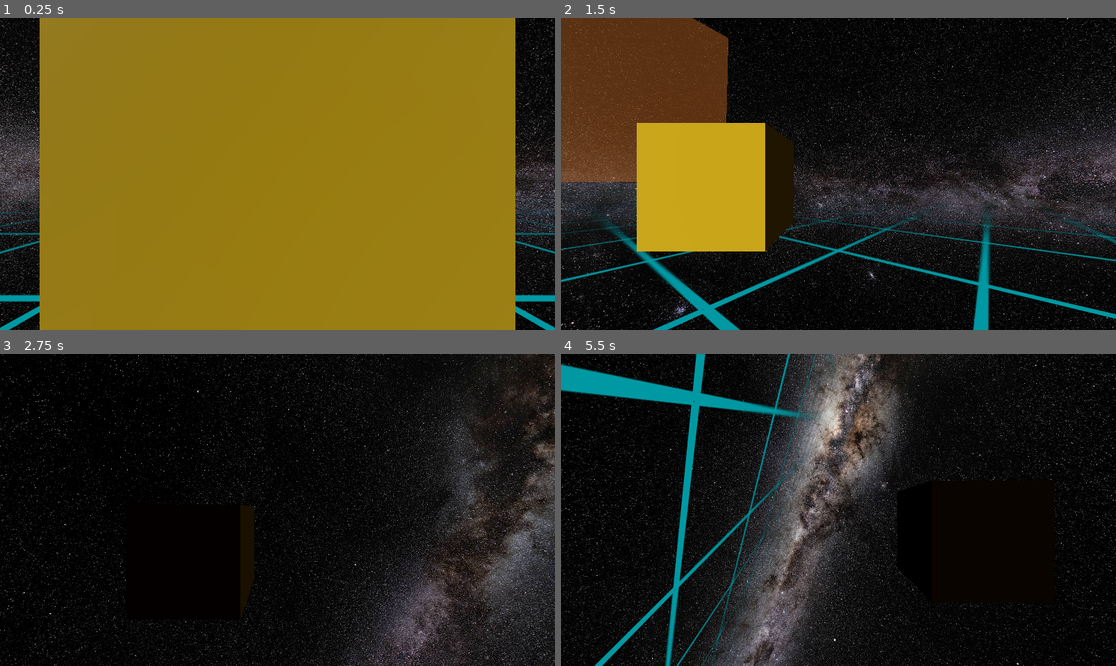
Above: before the commit, frames 1-4 (two rows, left to right).
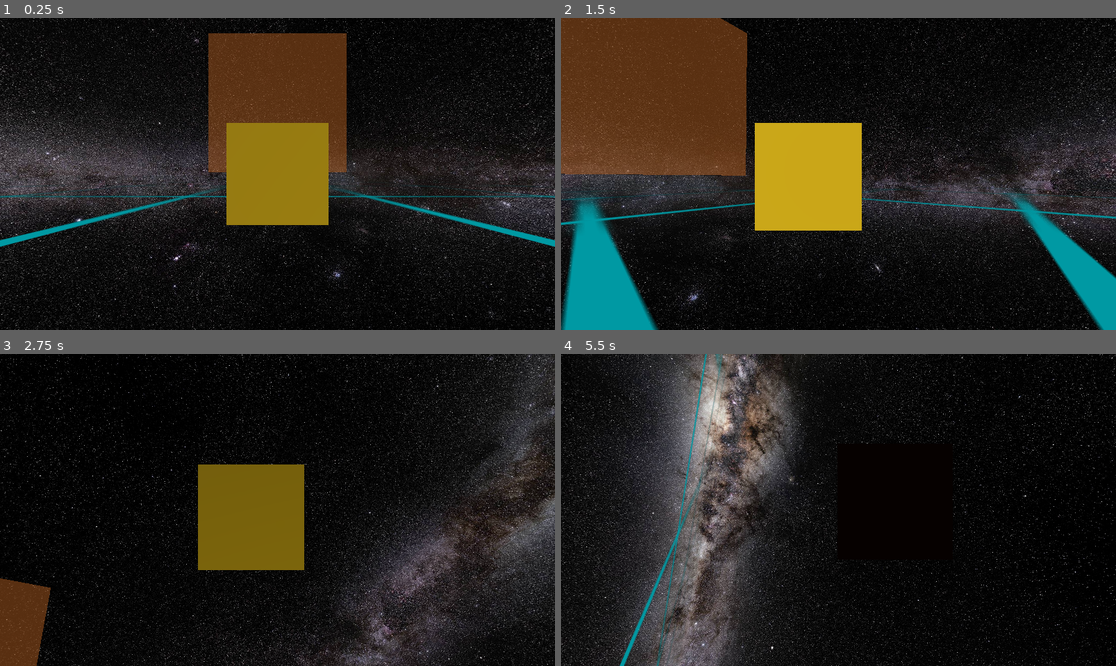
Above: after the commit, the same moments.

Repository: david-andrew/Aberration
Game: Godot game, scene res://world.tscn
Same seed, same stepped clock (60 frames per second), same inputs: the game is played once before the commit and once after it.
Inputs:
- Up to frame 1 (0.25 s): no input
- Up to frame 2 (1.5 s): hold Right (right) 0.53-1.28 s; hold A (a) 0.53-1.28 s; tap D (d) at 0.8, 1.35 s; hold Down (down) from 1.28 s (still down)
- Up to frame 3 (2.75 s): tap E (e) at 1.55 s; release Down (down) at 2.03 s; hold Right (right) from 2.03 s (still down); hold E (e) from 2.03 s (still down); tap S (s) at 2.3 s
- Up to frame 4 (5.5 s): release Right (right) at 2.78 s; release E (e) at 2.78 s; hold Up (up) 2.78-3.53 s; tap S (s) at 2.85 s; tap Shift (shift) at 3.05 s; hold Shift (shift) 3.53-4.28 s; hold Left (left) 3.53-5.03 s; tap A (a) at 3.8, 4.35 s; tap D (d) at 4.55 s; hold Down (down) from 5.03 s (still down); hold Ctrl (ctrl) from 5.03 s (still down); tap E (e) at 5.3 s

The runs differ from the first frame. In frame 1, 81% of the frame differs, in the area x 0-100%, y 0-100%; in frame 2, 40%; in frame 3, 29%; in frame 4, 45%.

Commit message:
some more adjustments

Diff:
--- a/ChaseCamera.gd
+++ b/ChaseCamera.gd
@@ -3,8 +3,8 @@
 @export var target: CameraTarget
 var target_parent: Node3D
 
-@export var spring: float = 20.0
-@export var damping: float = 5
+@export var spring: float = 15.0
+@export var damping: float = 20
 
 # Called when the node enters the scene tree for the first time.
 func _ready():
@@ -20,7 +20,7 @@
 func _physics_process(delta):
 
 	# apply the spring force
-	apply_central_force(spring * (target.get_global_transform().origin - global_transform.origin))
+	apply_central_force(spring*spring * (target.get_global_transform().origin - global_transform.origin))
 
 	# apply the damping force
 	apply_central_force(-damping * linear_velocity)
--- a/Ship.gd
+++ b/Ship.gd
@@ -60,7 +60,7 @@
 	# throttle
 	if Input.is_action_pressed("shift"):
 		#throttle = min(throttle + d_throttle * delta, max_throttle)
-		apply_impulse(-global_transform.basis.z * delta * translation_strength)
+		apply_impulse(-global_transform.basis.z * delta * translation_strength*5)
 
 	if Input.is_action_pressed("ctrl"):
 		#throttle = max(throttle - d_throttle * delta, min_throttle)
--- a/world.tscn
+++ b/world.tscn
@@ -38,18 +38,18 @@
 size = Vector3(10, 10, 1)
 
 [sub_resource type="BoxShape3D" id="BoxShape3D_oyjhj"]
-size = Vector3(100, 1, 100)
+size = Vector3(100, 100, 100)
 
 [sub_resource type="StandardMaterial3D" id="StandardMaterial3D_18ylm"]
 transparency = 1
 shading_mode = 0
 albedo_color = Color(0, 0.6, 0.639216, 1)
 albedo_texture = ExtResource("3_ytujd")
-uv1_scale = Vector3(300, 200, 1)
+uv1_scale = Vector3(75, 50, 1)
 
 [sub_resource type="BoxMesh" id="BoxMesh_g8qny"]
 material = SubResource("StandardMaterial3D_18ylm")
-size = Vector3(100, 1, 100)
+size = Vector3(100, 100, 100)
 
 [node name="World" type="Node3D"]
 
@@ -91,7 +91,7 @@
 mesh = SubResource("BoxMesh_smrug")
 
 [node name="Ground" type="StaticBody3D" parent="."]
-transform = Transform3D(1, 0, 0, 0, 1, 0, 0, 0, 1, 0, -1.06689, 0)
+transform = Transform3D(1, 0, 0, 0, 1, 0, 0, 0, 1, 0, -50.5, 0)
 
 [node name="CollisionShape3D" type="CollisionShape3D" parent="Ground"]
 shape = SubResource("BoxShape3D_oyjhj")
